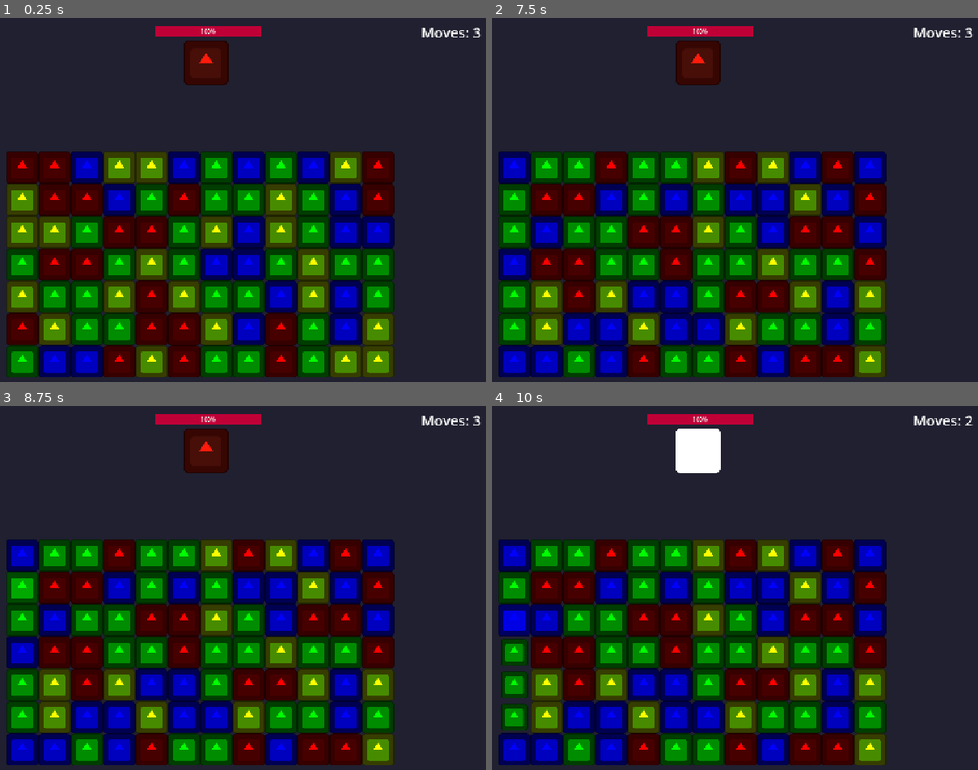
Above: before the commit, frames 1-4 (two rows, left to right).
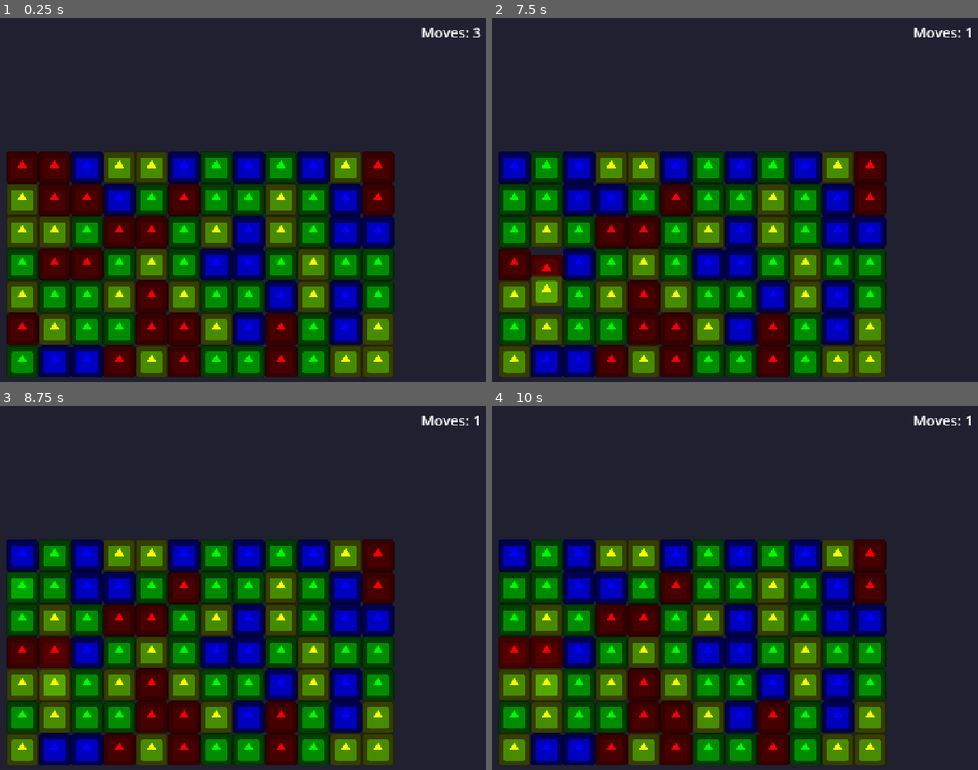
Above: after the commit, the same moments.

Repository: Santicavaliere/Match3-Combat-Prototype
Game: Godot game, scene res://Scenes/Game/GameLevel.tscn
Same seed, same stepped clock (60 frames per second), same inputs: the game is played once before the commit and once after it. The engine's default icon, where the game draws it, is replaced by a stand-in: a white triangle on a blue panel in a dark square.
Inputs (mouse positions are in pixels of both pictures, inside the frame that each line leads up to):
- Up to frame 1 (0.25 s): no input
- Up to frame 2 (7.5 s): tap Enter at 0.5, 2.75 s; drag from (516, 167) to (516, 265) at 0.52 s; drag from (516, 167) to (516, 265) at 1.27 s; tap Space at 2 s; move the mouse to (516, 200) at 2.02 s; click (516, 200) at 2.17 s; drag from (516, 232) to (516, 360) at 2.77 s; drag from (516, 265) to (725, 200) at 3.52 s; drag from (516, 298) to (594, 109) at 4.27 s; move the mouse to (516, 327) at 5.02 s; click (516, 327) at 5.17 s; drag from (516, 360) to (579, 265) at 5.77 s; drag from (545, 265) to (759, 119) at 6.52 s; drag from (545, 298) to (608, 167) at 7.27 s
- Up to frame 3 (8.75 s): move the mouse to (24, 588) at 8.02 s; click (24, 588) at 8.17 s
- Up to frame 4 (10 s): tap Space at 8.75 s; drag from (516, 620) to (496, 533) at 8.77 s; drag from (516, 653) to (545, 555) at 9.52 s

The runs differ from the first frame. In frame 1, 1.8% of the frame differs, in the area x 31-54%, y 2-19%; in frame 2, 34%; in frame 3, 34%; in frame 4, 35%, in the area x 1-100%, y 2-99%.

Commit message:
Milestone3 Clean

Diff:
--- a/Scenes/UI/HUD.tscn
+++ b/Scenes/UI/HUD.tscn
@@ -1,10 +1,6 @@
-[gd_scene load_steps=5 format=3 uid="uid://c2h4fy1xsgboj"]
+[gd_scene load_steps=3 format=3 uid="uid://c2h4fy1xsgboj"]
 
-[ext_resource type="Texture2D" uid="uid://m2qvkjhk3rj3" path="res://icon.svg" id="1_omqfp"]
 [ext_resource type="Script" uid="uid://c28tssng0l2ie" path="res://Scripts/Managers/CombatManager.gd" id="1_qc5w2"]
-
-[sub_resource type="StyleBoxFlat" id="StyleBoxFlat_qc5w2"]
-bg_color = Color(0.750628, 0, 0.216021, 1)
 
 [sub_resource type="LabelSettings" id="LabelSettings_qc5w2"]
 font_size = 40
@@ -24,32 +20,6 @@
 scale = Vector2(0.7, 0.7)
 script = ExtResource("1_qc5w2")
 
-[node name="ProgressBar" type="ProgressBar" parent="."]
-layout_mode = 1
-anchors_preset = 5
-anchor_left = 0.5
-anchor_right = 0.5
-offset_left = -150.0
-offset_right = 150.0
-offset_bottom = 30.0
-grow_horizontal = 2
-theme_override_styles/fill = SubResource("StyleBoxFlat_qc5w2")
-step = 1.0
-value = 100.0
-
-[node name="TextureRect" type="TextureRect" parent="."]
-modulate = Color(1, 0.105882, 0.0431373, 1)
-layout_mode = 1
-anchors_preset = 5
-anchor_left = 0.5
-anchor_right = 0.5
-offset_left = -70.0
-offset_top = 40.0
-offset_right = 58.0
-offset_bottom = 168.0
-grow_horizontal = 2
-texture = ExtResource("1_omqfp")
-
 [node name="MovesLabel" type="Label" parent="."]
 layout_mode = 0
 offset_left = 755.714
--- a/Scripts/Managers/CombatManager.gd
+++ b/Scripts/Managers/CombatManager.gd
@@ -2,66 +2,56 @@
 
 class_name CombatManager
 
-@onready var health_bar = $ProgressBar
-@onready var enemy_sprite = $TextureRect
+# We maintain only the reference to the moves label, as it is the only visual element allowed for this milestone.
 @onready var moves_label = $MovesLabel
 
+# --- BACKEND DATA (Stored in memory) ---
 var max_health: int = 100
 var current_health: int = 100
 
-# --- MANA SYSTEM ---
+# --- MANA SYSTEM (Kept to show logs in the console) ---
 var mana_red: int = 0
 var mana_blue: int = 0
 var mana_green: int = 0
 var mana_yellow: int = 0
 
 # --- ABILITY SYSTEM ---
-# This list will allow dragging abilities from the inspector in the future
 @export var equipped_abilities: Array[Ability] = []
 
 func _ready():
-	health_bar.max_value = max_health
-	health_bar.value = current_health
-
-	# Connect to the global signal to listen for matches from the GridManager
+	# Connect to the global signal bus
 	SignalBus.match_found.connect(_on_match_made)
-
-	# Listen for changes in available moves
 	SignalBus.moves_updated.connect(_on_moves_updated)
 
-## Updates the UI label displaying the remaining moves.
-## Triggered by the SignalBus when the turn state changes.
+## Updates the moves text (This is valid for Milestone 3)
 func _on_moves_updated(amount: int):
 	if moves_label:
 		moves_label.text = "Moves: " + str(amount)
 
-		# Optional: Change color if running low on moves
+		# Simple visual feedback: Change color to red if moves reach 0
 		if amount == 0:
 			moves_label.modulate = Color.RED
 		else:
 			moves_label.modulate = Color.WHITE
 
-## Handles logic when a match is made: accumulates mana and deals damage.
-## @param type: The color ID of the tile (0:Red, 1:Blue, 2:Green, 3:Yellow).
-## @param amount: The number of tiles destroyed.
+## Pure Backend Logic: Accumulates mana and prints to console.
 func _on_match_made(type: int, amount: int):
 	# 1. ACCUMULATE MANA
-	# Assuming these ID orders: 0:Red, 1:Blue, 2:Green, 3:Yellow
 	match type:
 		0:
 			mana_red += amount
-			print("Mana RED +", amount, " | Total: ", mana_red)
+			print("Backend Log: Mana RED +", amount, " | Total: ", mana_red)
 		1:
 			mana_blue += amount
-			print("Mana BLUE +", amount, " | Total: ", mana_blue)
+			print("Backend Log: Mana BLUE +", amount, " | Total: ", mana_blue)
 		2:
 			mana_green += amount
-			print("Mana GREEN +", amount, " | Total: ", mana_green)
+			print("Backend Log: Mana GREEN +", amount, " | Total: ", mana_green)
 		3:
 			mana_yellow += amount
-			print("Mana YELLOW +", amount, " | Total: ", mana_yellow)
+			print("Backend Log: Mana YELLOW +", amount, " | Total: ", mana_yellow)
 
-	# 2. CALCULATE DAMAGE (Keeping previous logic or simplifying)
+	# 2. DAMAGE CALCULATION (Simulated, no visual impact)
 	var damage = 0
 	match type:
 		0: damage = amount * 10
@@ -70,66 +60,5 @@
 		3: damage = amount * 5
 		_: damage = amount
 
-	# 3. APPLY DAMAGE
 	if damage > 0:
-		take_damage(damage)
-
-## Reduces enemy health and plays impact animations.
-## Handles the tweening of the health bar and the flash effect on the sprite.
-func take_damage(amount: int):
-	current_health -= amount
-	if current_health < 0: current_health = 0
-
-	var tween = create_tween()
-	tween.tween_property(health_bar, "value", current_health, 0.3).set_trans(Tween.TRANS_SINE)
-
-	var flash_tween = create_tween()
-	enemy_sprite.modulate = Color(10, 10, 10)
-	flash_tween.tween_property(enemy_sprite, "modulate", Color.RED, 0.2)
-
-	print("Enemy received ", amount, " damage. Remaining health: ", current_health)
-
-	if current_health == 0:
-		die()
-
-## Handles the enemy defeat sequence.
-## Hides the enemy and reloads the scene after a delay.
-func die():
-	print("¡Defeated enemy!")
-	enemy_sprite.hide()
-	await get_tree().create_timer(2.0).timeout
-	get_tree().reload_current_scene()
-
-## Attempts to use the ability in slot 'index' (0, 1, 2...).
-## Returns TRUE if cast successfully, FALSE if not enough mana.
-func try_cast_ability(index: int) -> bool:
-	# 1. Basic validation (Does the ability exist?)
-	if index < 0 or index >= equipped_abilities.size():
-		print("Error: No ability in slot ", index)
-		return false
-
-	var ability = equipped_abilities[index]
-
-	# 2. Cost Check (Do I have enough mana?)
-	var has_red = mana_red >= ability.cost_red
-	var has_blue = mana_blue >= ability.cost_blue
-	var has_green = mana_green >= ability.cost_green
-	var has_yellow = mana_yellow >= ability.cost_yellow
-
-	if has_red and has_blue and has_green and has_yellow:
-		# 3. PAY (Subtract mana)
-		mana_red -= ability.cost_red
-		mana_blue -= ability.cost_blue
-		mana_green -= ability.cost_green
-		mana_yellow -= ability.cost_yellow
-
-		# 4. EXECUTE
-		print("Casting Ability: ", ability.ability_name)
-		print("Mana Left -> R:", mana_red, " B:", mana_blue, " G:", mana_green, " Y:", mana_yellow)
-
-		# We pass 'enemy_sprite' as the default target
-		ability.execute(enemy_sprite)
-		return true
-	else:
-		print("Not enough mana for: ", ability.ability_name)
-		return false
+		print("Backend Log: Calculated Damage -> ", damage, " (Visuals disabled for M3)")
Not shown, changed: export_presets.cfg
